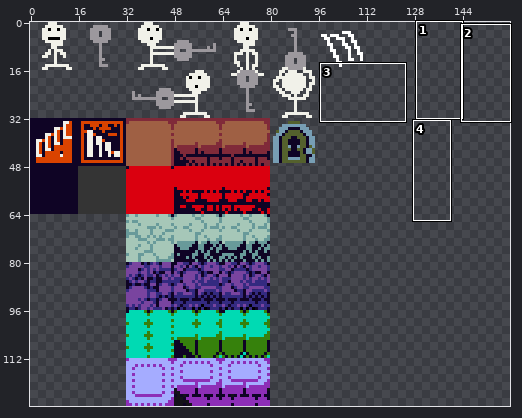
Two versions of one pixel-art file, tiles.aseprite. Above: a wide view before the commit, with the close-up outlined.
Close-up. As it was:
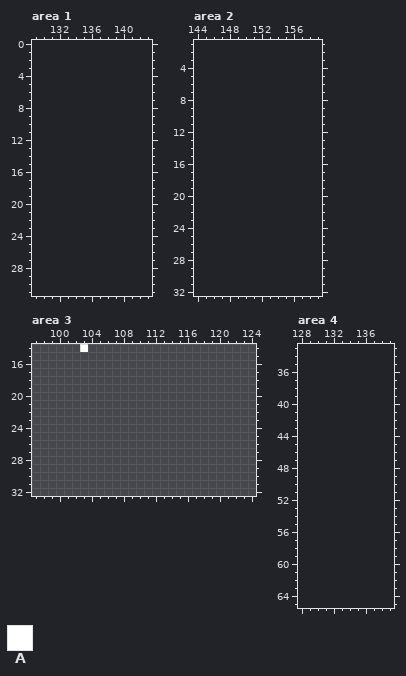
128x128 pixels, 1 frame. Shown: area 1: x 129..143, y 0..31; area 2: x 144..159, y 1..32; area 3: x 97..124, y 14..32; area 4: x 128..139, y 33..65. The old version is drawn lined up with the new one, on the new canvas. The commit also changed other parts of the picture, which this record leaves out.
Palette (. is transparent): A #ffffff
Pixels before, area 3, first column x 103:
14 A
New version:
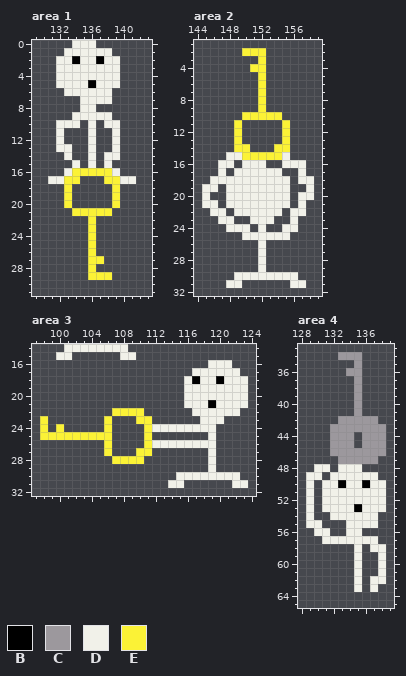
Colours new in this view: B #000000  C #9c989d  D #f1f1e9  E #fbf236
The exact change:
canvas 128x128 -> 160x128
Area 1:
y 0: x 134..136 ... -> DDD
y 1: x 133..138 ...... -> DDDDDD
y 2: x 132..139 ........ -> DDBDDBDD
y 3..4: x 132..139 ........ -> DDDDDDDD
y 5: x 132..139 ........ -> DDDDBDDD
y 6: x 133..138 ...... -> DDDDDD
y 7: x 135..138 .... -> DDDD
y 8: x 135..136 .. -> DD
y 9: x 134..138 ..... -> DDDDD
y 10: x 132..134 ... -> DDD; x 136 . -> D; x 138..139 .. -> DD
y 11..12: x 132 . -> D; x 136 . -> D; x 139 . -> D
y 13: x 132..133 .. -> DD; x 136 . -> D; x 139 . -> D
y 14: x 133 . -> D; x 136 . -> D; x 138..139 .. -> DD
y 15: x 134 . -> D; x 136 . -> D; x 138 . -> D
y 16: x 133..139 ....... -> DEEEEED
y 17: x 131..134 .... -> DDEE; x 138..141 .... -> EEDD
y 18..20: x 133 . -> E; x 139 . -> E
y 21: x 134..138 ..... -> EEEEE
y 22..26: x 136 . -> E
y 27: x 136..137 .. -> EE
y 28: x 136 . -> E
y 29: x 136..138 ... -> EEE
Area 2:
y 2: x 150..152 ... -> EEE
y 3: x 152 . -> E
y 4: x 151..152 .. -> EE
y 5..9: x 152 . -> E
y 10: x 150..154 ..... -> EEEEE
y 11..13: x 149 . -> E; x 155 . -> E
y 14: x 149..150 .. -> EE; x 154..155 .. -> EE
y 15: x 148..155 ........ -> DDEEEEED
y 16: x 147..148 .. -> DD; x 150..152 ... -> DDD; x 155..157 ... -> DDD
y 17: x 147 . -> D; x 149..154 ...... -> DDDDDD; x 157 . -> D
y 18: x 146..155 .......... -> DDDDDDDDDD; x 157..158 .. -> DD
y 19: x 145..146 .. -> DD; x 148..155 ........ -> DDDDDDDD; x 158 . -> D
y 20: x 145 . -> D; x 148..155 ........ -> DDDDDDDD; x 157..158 .. -> DD
y 21: x 145..146 .. -> DD; x 148..155 ........ -> DDDDDDDD; x 157 . -> D
y 22: x 146..147 .. -> DD; x 149..154 ...... -> DDDDDD; x 156..157 .. -> DD
y 23: x 147..148 .. -> DD; x 151..153 ... -> DDD; x 156 . -> D
y 24: x 148..150 ... -> DDD; x 152 . -> D; x 155..156 .. -> DD
y 25: x 150..155 ...... -> DDDDDD
y 26..29: x 152 . -> D
y 30: x 149..156 ........ -> DDDDDDDD
y 31: x 148..149 .. -> DD; x 156..157 .. -> DD
Area 3:
y 14: x 101..108 ..A..... -> DDDDDDDD
y 15: x 100..101 .. -> DD; x 108..109 .. -> DD
y 16: x 119..121 ... -> DDD
y 17: x 117..122 ...... -> DDDDDD
y 18: x 116..123 ........ -> DBDDBDDD
y 19..20: x 116..123 ........ -> DDDDDDDD
y 21: x 116..123 ........ -> DDDBDDDD
y 22: x 107..110 .... -> EEEE; x 117..122 ...... -> DDDDDD
y 23: x 98 . -> E; x 106 . -> E; x 110..111 .. -> EE; x 118..120 ... -> DDD
y 24: x 98 . -> E; x 100 . -> E; x 106 . -> E; x 111..119 ......... -> EDDDDDDDD
y 25: x 98..106 ......... -> EEEEEEEEE; x 111 . -> E; x 119 . -> D
y 26: x 106 . -> E; x 111..119 ......... -> EDDDDDDDD
y 27: x 106 . -> E; x 110..111 .. -> EE; x 119 . -> D
y 28: x 107..110 .... -> EEEE; x 119 . -> D
y 29: x 119 . -> D
y 30: x 115..122 ........ -> DDDDDDDD
y 31: x 114..115 .. -> DD; x 122..123 .. -> DD
Area 4:
y 34: x 133..135 ... -> CCC
y 35: x 135 . -> C
y 36: x 134..135 .. -> CC
y 37..41: x 135 . -> C
y 42: x 133..137 ..... -> CCCCC
y 43: x 132..138 ....... -> CCCCCCC
y 44..45: x 132..134 ... -> CCC; x 136..138 ... -> CCC
y 46: x 132..138 ....... -> CCCCCCC
y 47: x 133..137 ..... -> CCCCC
y 48: x 130..131 .. -> DD; x 133..135 ... -> DDD
y 49: x 129..130 .. -> DD; x 132..137 ...... -> DDDDDD
y 50: x 129 . -> D; x 131..138 ........ -> DDBDDBDD
y 51..52: x 129 . -> D; x 131..138 ........ -> DDDDDDDD
y 53: x 129 . -> D; x 131..138 ........ -> DDDDBDDD
y 54: x 129 . -> D; x 132..137 ...... -> DDDDDD
y 55: x 129..130 .. -> DD; x 134..137 .... -> DDDD
y 56: x 130..131 .. -> DD; x 134..135 .. -> DD
y 57: x 131..137 ....... -> DDDDDDD
y 58: x 135 . -> D; x 137..138 .. -> DD
y 59..61: x 135 . -> D; x 138 . -> D
y 62: x 135 . -> D; x 137..138 .. -> DD
y 63: x 135 . -> D; x 137 . -> D
Changed places in both close-ups, as pixel boxes (x1, y1, x2, y2):
added: (48, 40, 136, 280)
added: (202, 48, 314, 288)
changed: (56, 344, 136, 360)
added: (40, 360, 248, 488)
added: (306, 352, 386, 592)
